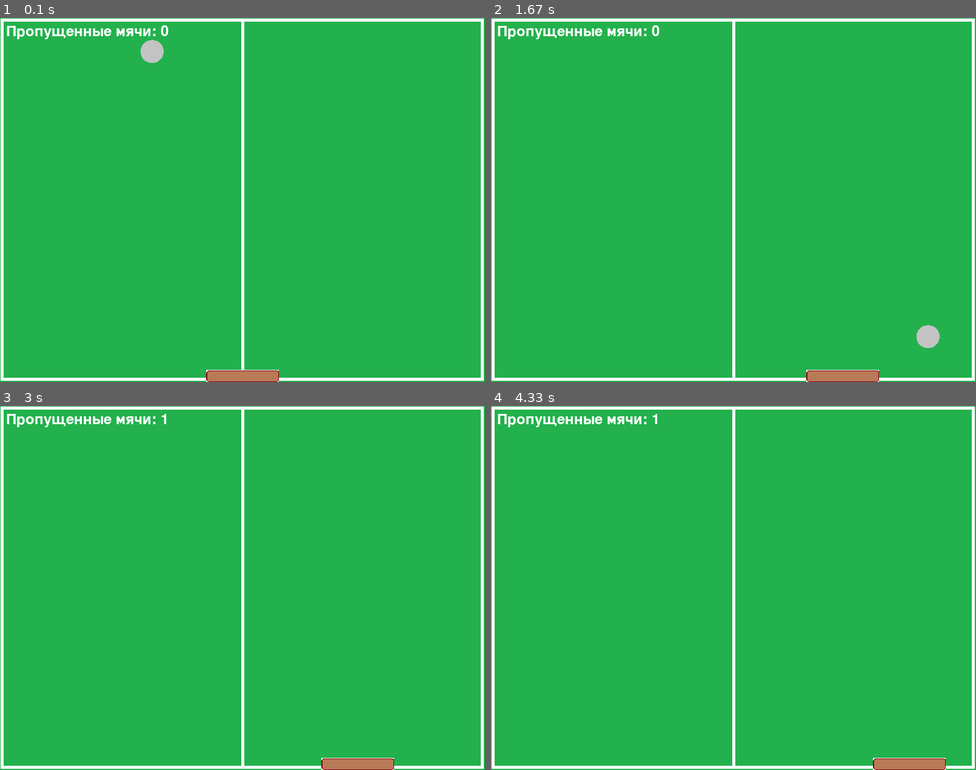
Above: before the commit, frames 1-4 (two rows, left to right).
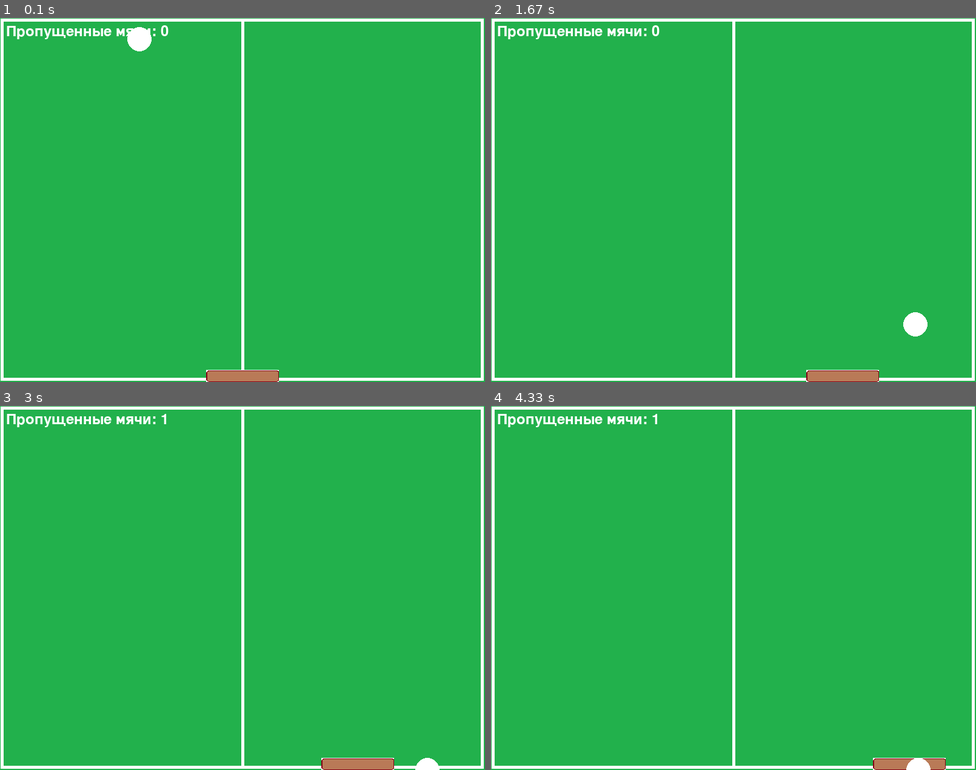
Above: after the commit, the same moments.

Repository: PavelVNazarov/other-programs
Game: pygame game, started from ping_pong_game.py
The game is run twice, just before and just after one commit, with the same random seed, the same clock (stepped at 60 frames per second) and the same inputs.
Inputs:
- Up to frame 1 (0.1 s): no input
- Up to frame 2 (1.67 s): hold Right 0.33-0.8 s; hold Right 0.83-1.3 s; hold Left from 1.33 s (still down)
- Up to frame 3 (3 s): release Left at 1.87 s; hold Left 1.9-2.3 s; hold Right 2.33-2.97 s
- Up to frame 4 (4.33 s): hold Left 3-3.47 s; hold Right 3.5-3.97 s; hold Right from 4 s (still down)

The runs differ from the first frame. In frame 1, 0.4% of the frame differs, in the area x 26-34%, y 2-13%; in frame 2, 0.5%, in the area x 85-93%, y 80-91%; in frame 3, less than 0.1%; in frame 4, 0.1%.

Commit message:
Update ping_pong_game.py

Diff:
--- a/ping_pong_game.py
+++ b/ping_pong_game.py
@@ -1,7 +1,3 @@
-# игры на библиотеке pygame
-# Назаров ПВ
-# pong_game.py
-
 import pygame
 from pygame.transform import scale
 from random import randint
@@ -13,28 +9,38 @@
 class Ball(pygame.sprite.Sprite):
     def __init__(self, x, y):
         super().__init__()
-        self.rect = pygame.Rect(x, y, 40, 40)
-        self.image = scale(pygame.image.load('Ball_2.png'), (40, 40))
         self.change_x = speed
         self.change_y = speed
-        self.active = True  # Новое поле для отслеживания статуса мяча
+        self.active = True
+        self.color = (255, 255, 255)  # Белый цвет для шарика
+
+        self.ball_radius = 20
+        self.ball_x = x
+        self.ball_y = y
+        self.rect = pygame.Rect(self.ball_x - self.ball_radius, self.ball_y - self.ball_radius,
+                                self.ball_radius * 2, self.ball_radius * 2)
 
     def draw(self, screen):
-        screen.blit(self.image, (self.rect.x, self.rect.y))
+        pygame.draw.circle(screen, self.color, (self.ball_x, self.ball_y), self.ball_radius)
 
     def update(self):
         if not self.active:
-            return  # Если мяч не активен, выходим
+            return
 
-        if self.rect.x >= 750 or self.rect.x <= 0:
-            self.change_x *= -1  # Флип по горизонтали
-        if self.rect.y >= 600:
-            self.active = False  # Мяч пропалself.kill()
-        if self.rect.y <= 0:
-            self.change_y *= -1  # Флип по вертикали
+        # Обновление координат
+        self.ball_x += self.change_x
+        self.ball_y += self.change_y
 
-        self.rect.x += self.change_x
-        self.rect.y += self.change_y
+        # Обновление rect
+        self.rect.x = self.ball_x - self.ball_radius
+        self.rect.y = self.ball_y - self.ball_radius
+
+        if self.ball_x >= 750 or self.ball_x <= 0:
+            self.change_x *= -1
+        if self.ball_y >= 600:
+            self.active = False
+        if self.ball_y <= 0:
+            self.change_y *= -1
 
 
 class Spaceship(pygame.sprite.Sprite):
